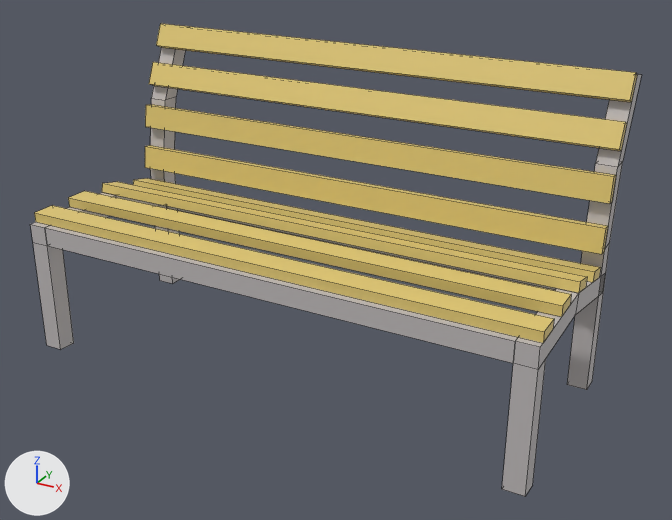
Renders of the FBX model LibraryOA/Assets/Graphics/Meshes/Bench_Mesh.fbx from each side of a commit.
One viewpoint serves both versions: a 50 mm lens placed at (2.16, -3.55, 2.34), pointed at (0.11, 0.18, 0.48). Arrows for +X, +Y and +Z are at lower left; the lights stay in place. Mesh edges are drawn as thin lines. Where no turn or scale is listed for an object, it has been applied to the vertices.

The scene before the commit, as lines of its bpy script (objects in view):
```python
me_bench = bpy.data.meshes.new('Bench')
me_bench.from_pydata(...)  # 160 vertices, 116 faces; spans x -1.33..1.33, y -0.43..0.86, z -0.1..1.44
me_bench.materials.append(mat_ubermaterial)  # picture img_pallete_png
ob_bench = bpy.data.objects.new('Bench', me_bench)
ob_bench.location = (0.0, 0.0, 0.0)
```
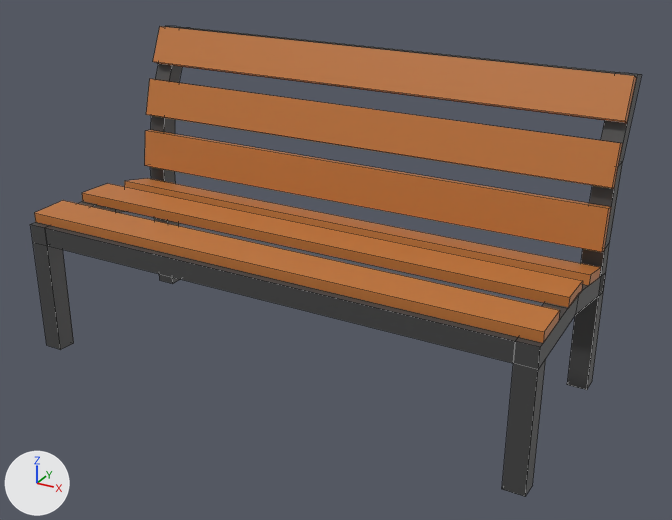
What differs and where, as boxes (x1, y1, x2, y2) in the pictures (672 x 520 px; the box of a moved part takes in the faces that stretch with it):
'Bench', reshaped: before (30, 24, 641, 496); after (30, 26, 641, 496)
part 1 of me_bench, moved or reshaped: before (145, 104, 616, 204); after (145, 130, 611, 252)
part 2 of me_bench, moved or reshaped: before (68, 191, 571, 317); after (82, 183, 583, 308)
part 3 of me_bench, deleted (yellow): before (145, 145, 608, 254)
part 4 of me_bench, deleted (yellow): before (156, 24, 637, 102)
part 5 of me_bench, deleted (yellow): before (102, 182, 587, 293)
part 6 of me_bench, built on: before (35, 62, 627, 343); after (35, 26, 637, 343)
part 7 of me_bench, surface changed (grey to black): (30, 74, 641, 496) in both

The change, as a diff of the scene's bpy script:
```diff
--- a/LibraryOA/Assets/Graphics/Meshes/Bench_Mesh.fbx.py
+++ b/LibraryOA/Assets/Graphics/Meshes/Bench_Mesh.fbx.py
@@ me_bench @@
 # used by ob_bench; location = (0.0, 0.0, 0.0)
-me_bench.from_pydata(...)  # 160 vertices, 116 faces; spans x -1.33..1.33, y -0.43..0.86, z -0.1..1.44
+me_bench.from_pydata(...)  # 144 vertices, 100 faces; spans x -1.33..1.33, y -0.43..0.86, z -0.1..1.42
+# me_bench part 1: the loose piece of 8 vertices spanning x -1.33..1.33, y 0.51..0.58, z 0.88..1.01 is scaled about its middle by (-1, -1.09, -1.63), then moved by (0.0, -0.03, -0.19)
+# me_bench part 2: the loose piece of 8 vertices spanning x -1.33..1.33, y -0.15..-0.02, z 0.61..0.66 is scaled about its middle by (1, 1.63, 0.999), then moved by (0.0, 0.14, -0.01)
+# me_bench part 3: the loose piece of 8 vertices spanning x -1.33..1.33, y 0.48..0.55, z 0.64..0.77 is deleted
+# me_bench part 4: the loose piece of 8 vertices spanning x -1.33..1.33, y 0.67..0.76, z 1.3..1.44 is deleted
+# me_bench part 5: the loose piece of 8 vertices spanning x -1.33..1.33, y 0.11..0.24, z 0.58..0.66 is deleted
+# me_bench part 6
+# 6 faces are deleted
+# 4 vertices in x -1.33..1.33, y -0.26, z 0.6..0.65 move by (0.0, 0.08, 0.01)
+# 4 vertices in x -1.33..1.33, y 0.36..0.37, z 0.55..0.6 move by (0.0, -0.07, 0.02)
+# 4 vertices move from x -1.33..1.33, y 0.58..0.62, z 1.1..1.12 to x -1.33..1.33, y 0.71..0.76, z 1.4..1.42
+# 8 vertices are added at x -1.33..1.33, y 0.53..0.63, z 0.94..1.15
+# 12 new faces join them
+# me_bench part 7: 82 kept faces spanning x -1.33..1.33, y -0.43..0.86, z -0.1..1.42 get new texture (UV) coordinates
 me_bench.materials.append(mat_ubermaterial)
```
